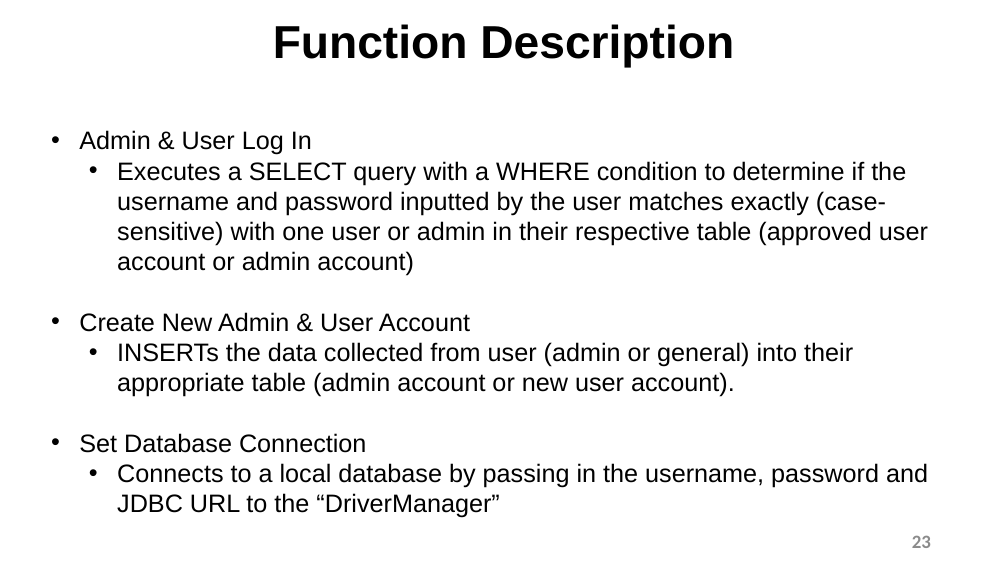
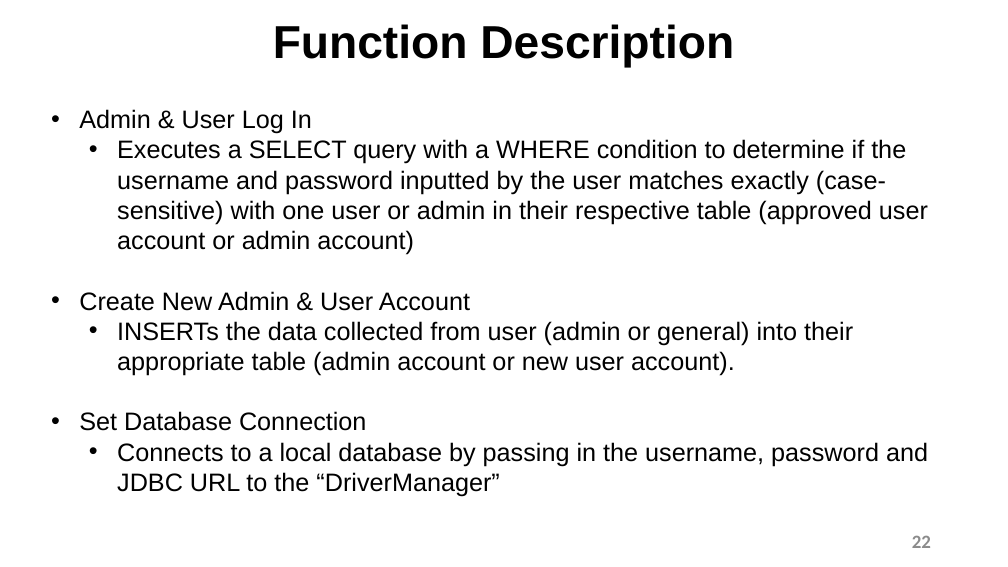
Before and after one commit to muntasir-hossain314159/Task-Management-System, a slide deck: slide 23 of Task_Management_System_Presentation_File/CSCI-2210-01_Presentation File_WORA_00673995.pptx. Drawn at 1008x567 pixels with LibreOffice and Linux fonts; fonts in the diff are those of the drawing. Boxes give left, top, right and bottom in pixels: in the first picture for what was removed or moved away, otherwise in the second. Text is boxed around its words. In the diff, an @@ line names an element or a change of style, - is before the commit and + after.

```diff
--- a/Task_Management_System_Presentation_File/CSCI-2210-01_Presentation File_WORA_00673995.pptx
+++ b/Task_Management_System_Presentation_File/CSCI-2210-01_Presentation File_WORA_00673995.pptx
@@ text "Admin & User Log In": place and size @@
-text "Admin & User Log In" at (79, 130, 928, 518)
+text "Admin & User Log In" at (79, 109, 928, 497)
@@ text at (912, 536, 931, 548): text changed @@
-23
+22
```
Also in this commit, not shown: 29 other slides changed.
